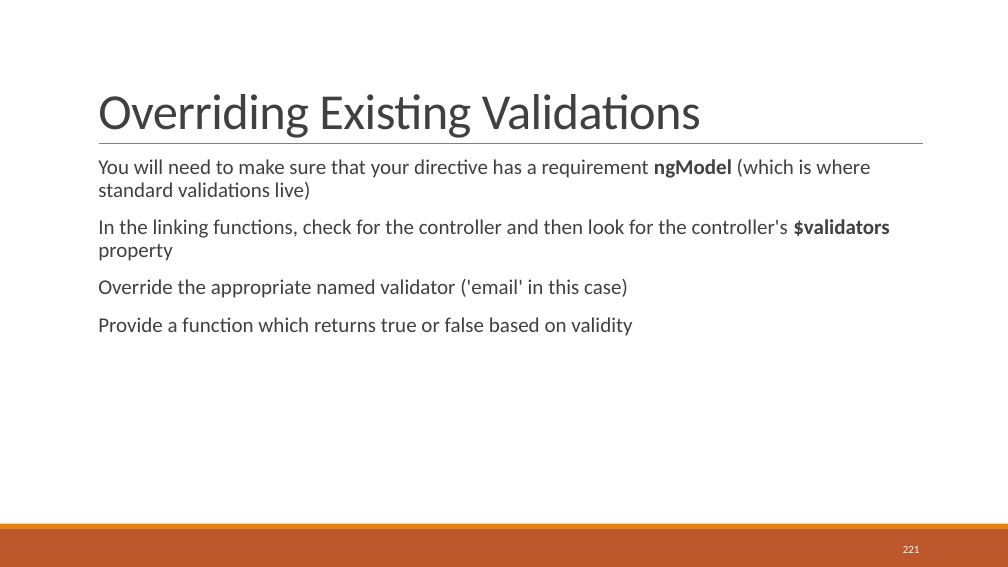
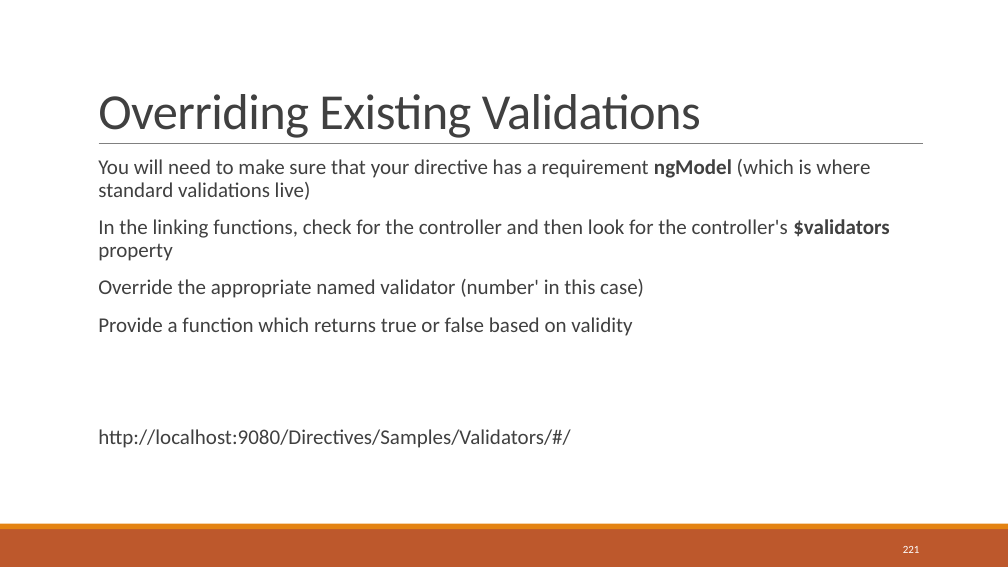
Before and after one commit to sbechtold/angularjs, a slide deck: slide 221 of materials/AngularJS.pptx. Drawn at 1008x567 pixels with LibreOffice and Linux fonts; fonts in the diff are those of the drawing. Boxes give left, top, right and bottom in pixels: in the first picture for what was removed or moved away, otherwise in the second. Text is boxed around its words. In the diff, an @@ line names an element or a change of style, - is before the commit and + after.

```diff
--- a/materials/AngularJS.pptx
+++ b/materials/AngularJS.pptx
@@ text at [98,279,644,298]: text changed @@
-  Override the appropriate named validator ('email' in this case)
+  Override the appropriate named validator (number' in this case)
@@ text at [98,429,570,448]: paragraph added @@
+  http://localhost:9080/Directives/Samples/Validators/#/
```
Also in this commit, not shown: 2 other slides changed, 4 slides added, 3 slides removed, 40 other files.
